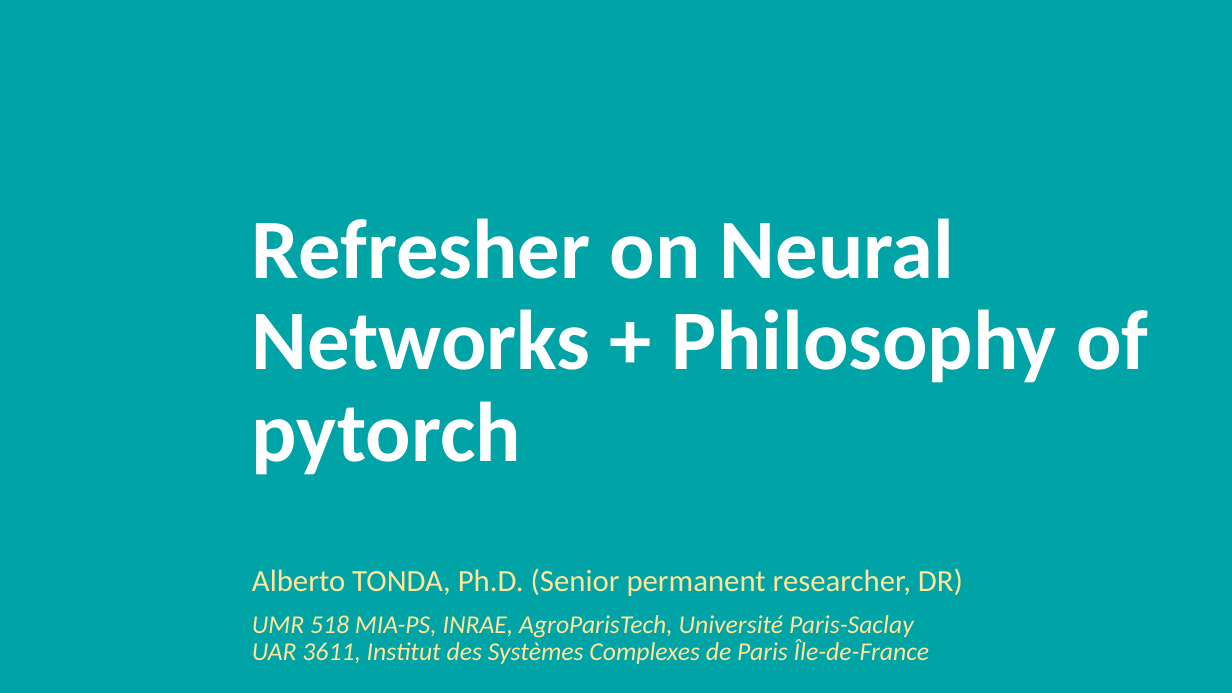
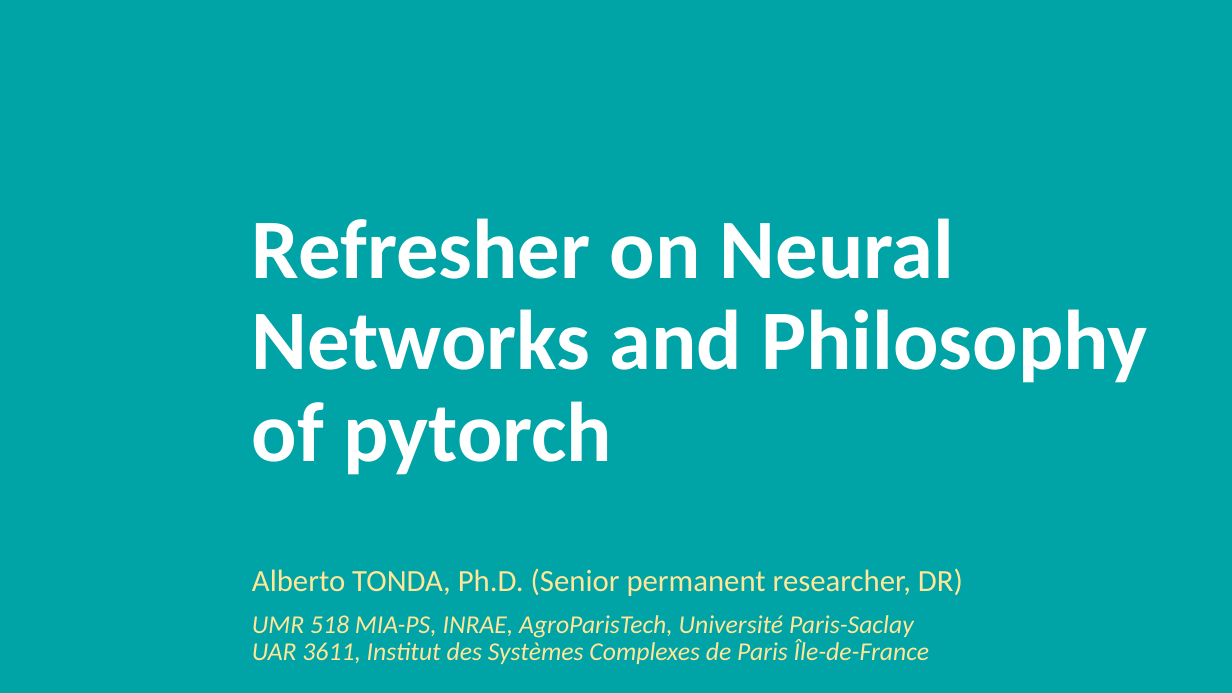
Before and after one commit to albertotonda/teaching, a slide deck: slide 1 of deep-learning-in-practice-with-pytorch/2-neural-networks-and-pytorch.pptx. Drawn at 1232x693 pixels with LibreOffice and Linux fonts; fonts in the diff are those of the drawing; background and template pictures are left out. Boxes give left, top, right and bottom in pixels: in the first picture for what was removed or moved away, otherwise in the second. Text is boxed around its words. In the diff, an @@ line names an element or a change of style, - is before the commit and + after.

```diff
--- a/deep-learning-in-practice-with-pytorch/2-neural-networks-and-pytorch.pptx
+++ b/deep-learning-in-practice-with-pytorch/2-neural-networks-and-pytorch.pptx
@@ title at [252,218,1147,475]: text changed @@
-Refresher on Neural Networks + Philosophy of pytorch
+Refresher on Neural Networks and Philosophy of pytorch
```
Also in this commit, not shown: 4 other slides changed, 5 slides added, 7 other files.
